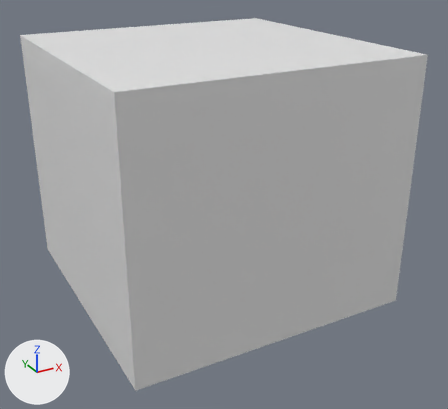
The Blender file porobka.blend as it was, and as the next commit left it.
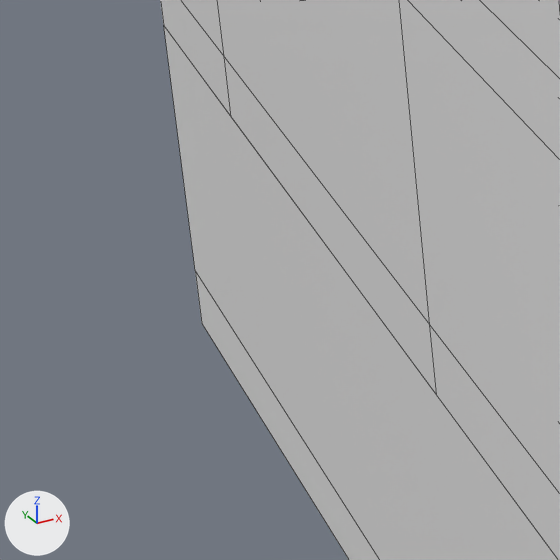
Each version is shown whole from a 50 mm lens placed at (-58.7, -95.2, 47.7), pointed at (-19.2, -23.4, 11.8), then close up on the part from 1% to 27% of the width and 45% to 73% of the height. The lights are fixed; the arrows at lower left show +X, +Y and +Z. The close-ups show mesh edges as thin lines.

Script lines for the objects in view, before the commit:
```python
me_cube = bpy.data.meshes.new('Cube')
me_cube.from_pydata(...)  # 24 vertices, 22 faces; spans x -20.0..20.0, y -20.0..20.0, z -6.2..4.8
me_cube.materials.append(mat_material)  # white #e7e7e7
me_cube_011 = bpy.data.meshes.new('Cube.011')
me_cube_011.from_pydata(...)  # 82 vertices, 65 faces, 1 loose edge; spans x -20.0..20.0, y -20.0..20.0, z -6.3..4.8
me_cube_011.materials.append(mat_material_002)  # white #e7e7e7
me_cube_015 = bpy.data.meshes.new('Cube.015')
me_cube_015.from_pydata(...)  # 82 vertices, 65 faces, 1 loose edge; spans x -20.0..20.0, y -20.0..20.0, z -6.3..4.8
me_cube_015.materials.append(mat_material_004)  # white #e7e7e7
ob_floor1 = bpy.data.objects.new('floor1', me_cube)
ob_floor1.location = (-20.0, -20.0, 5.17)
ob_floor2 = bpy.data.objects.new('floor2', me_cube_011)
ob_floor2.location = (-20.0, -20.0, 16.17)
ob_floor3 = bpy.data.objects.new('floor3', me_cube_015)
ob_floor3.location = (-20.0, -20.0, 27.17)
```
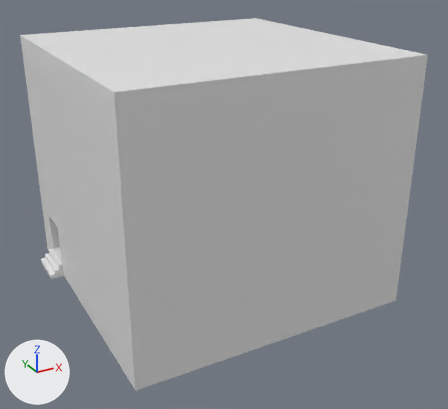
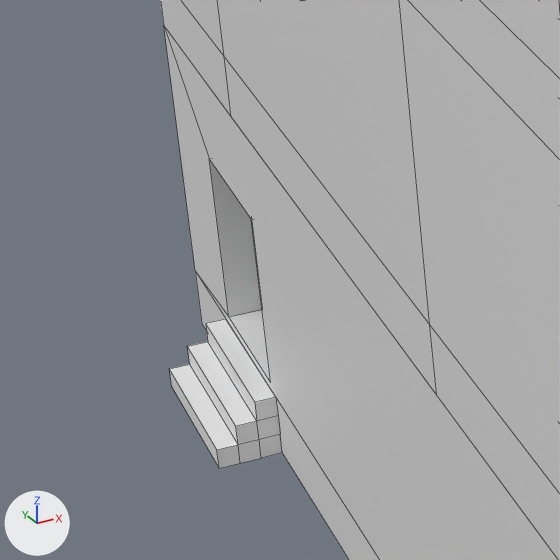
The newer file is also turned or shifted as a whole; pictures and numbers use the older file's frame.

Boxes [x1, y1, x2, y2] around the edits, measured in the close-ups (560 x 560 px; the box of a moved part takes in the faces that stretch with it):
'f1stairs', added
    after: [170, 319, 282, 468]
part 1 of me_cube, moved or reshaped
    both: [164, 27, 286, 405]

The edits, one by one:
me_cube is used by ob_floor1; location (-20.0, -20.0, 5.17).
me_cube had 24 vertices, 22 faces and spanned x -20.0..20.0, y -20.0..20.0, z -6.2..4.8.
me_cube now has 28 vertices, 24 faces and spans x -20.0..20.0, y -20.0..20.0, z -6.2..4.8.
Part 1, on me_cube:
4 vertices are removed from x -18.9..18.9, y -18.9..18.9, z 4.8.
9 faces are deleted.
8 vertices are added at x -20.0..-18.9, y 10.5..15.5, z -3.9..1.8.
11 new faces join them.
Mesh me_cube_004 is new.
It has 26 vertices, 20 faces and spans x -1.0..1.0, y -1.0..1.0, z -1.0..1.0.
Object 'f1stairs' (ob_f1stairs) is new; it shows me_cube_004.
Its location is (-41.0, -7.0, 0.0).
Its scale is (1.0, 3.0, 1.0).
